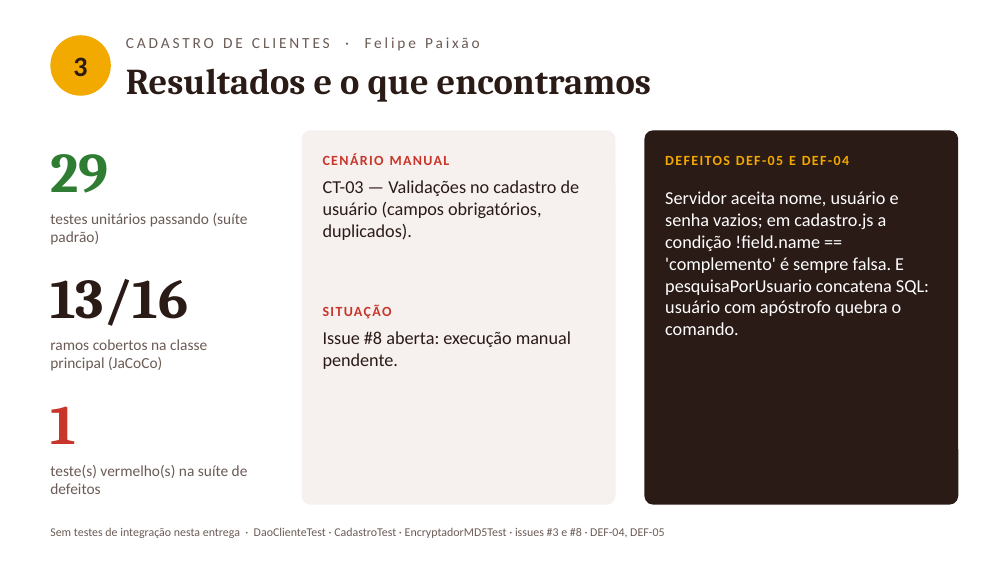
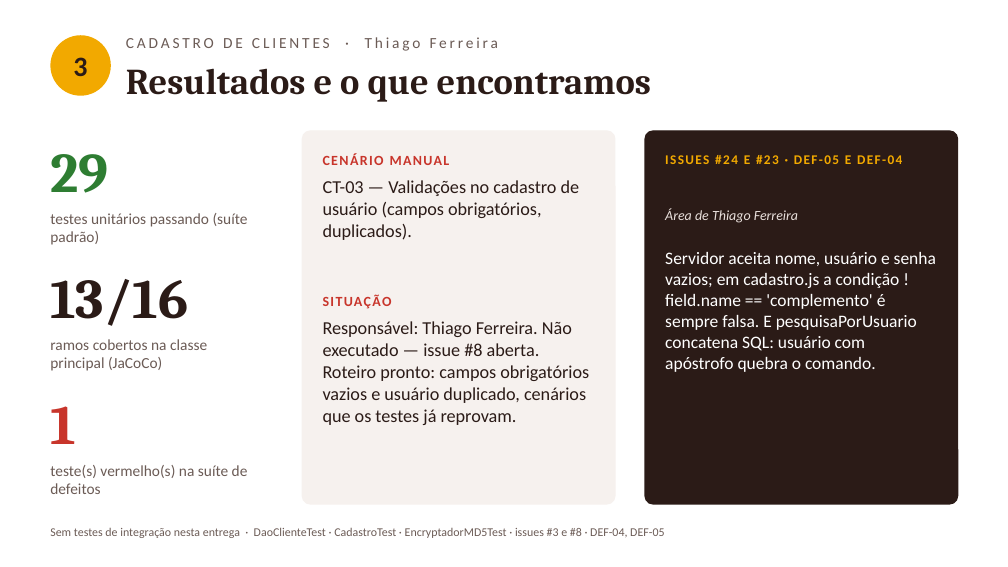
Before and after one commit to vini-pinheiro/trabalho-qualidade-e-teste-de-software, a slide deck: slide 7 of docs/entrega-1/apresentacao/apresentacao-entrega-1.pptx. Drawn at 1008x567 pixels with LibreOffice and Linux fonts; fonts in the diff are those of the drawing. Boxes give left, top, right and bottom in pixels: in the first picture for what was removed or moved away, otherwise in the second. Text is boxed around its words. In the diff, an @@ line names an element or a change of style, - is before the commit and + after.

Commit message:
docs: roteiro em formato teleprompter e ajustes na apresentação
- falas reescritas em linguagem falada, uma ideia por linha, com marcações de pausa
- cartões de situação e de defeito passam a nomear o responsável e a issue
- Thiago Ferreira em clientes e Felipe Paixão em estoque
- roteiro em PDF paisagem, fonte grande, com cabeçalho de quem fala em cada página

```diff
--- a/docs/entrega-1/apresentacao/apresentacao-entrega-1.pptx
+++ b/docs/entrega-1/apresentacao/apresentacao-entrega-1.pptx
@@ text at bbox=[126, 37, 498, 51]: text changed @@
-CADASTRO DE CLIENTES · Felipe Paixão
+CADASTRO DE CLIENTES · Thiago Ferreira
@@ text added at bbox=[665, 208, 798, 223], 10 pt, text #E8DFDB, italic @@
+Área de Thiago Ferreira
@@ text at bbox=[515, 255, 890, 536]: text changed; size 10 to 9.5 pt @@
-DEFEITOS DEF-05 E DEF-04
+ISSUES #24 E #23 · DEF-05 E DEF-04
@@ text "Servidor aceita nome, usuário e ...": place and size @@
-text "Servidor aceita nome, usuário e ..." at bbox=[665, 191, 929, 335]
+text "Servidor aceita nome, usuário e ..." at bbox=[665, 252, 936, 372]
@@ text "Servidor aceita nome, usuário e ..." at bbox=[665, 252, 936, 372]: size 13 to 12.5 pt @@
@@ text "SITUAÇÃO": place and size @@
-text "SITUAÇÃO" at bbox=[323, 304, 392, 319]
+text "SITUAÇÃO" at bbox=[323, 294, 392, 309]
@@ text at bbox=[323, 321, 589, 425]: text changed @@
-Issue #8 aberta: execução manual pendente.
+Responsável: Thiago Ferreira. Não executado — issue #8 aberta. Roteiro pronto: campos obrigatórios vazios e usuário duplicado, cenários que os testes já reprovam.
```
Also in this commit, not shown: 8 other slides changed, 3 other files.
